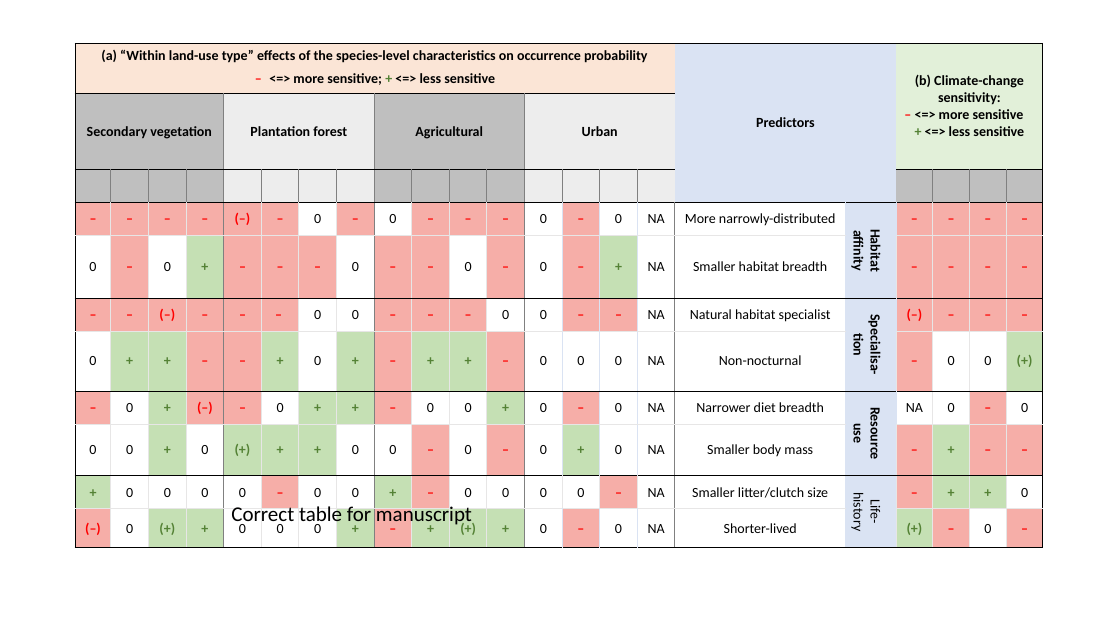
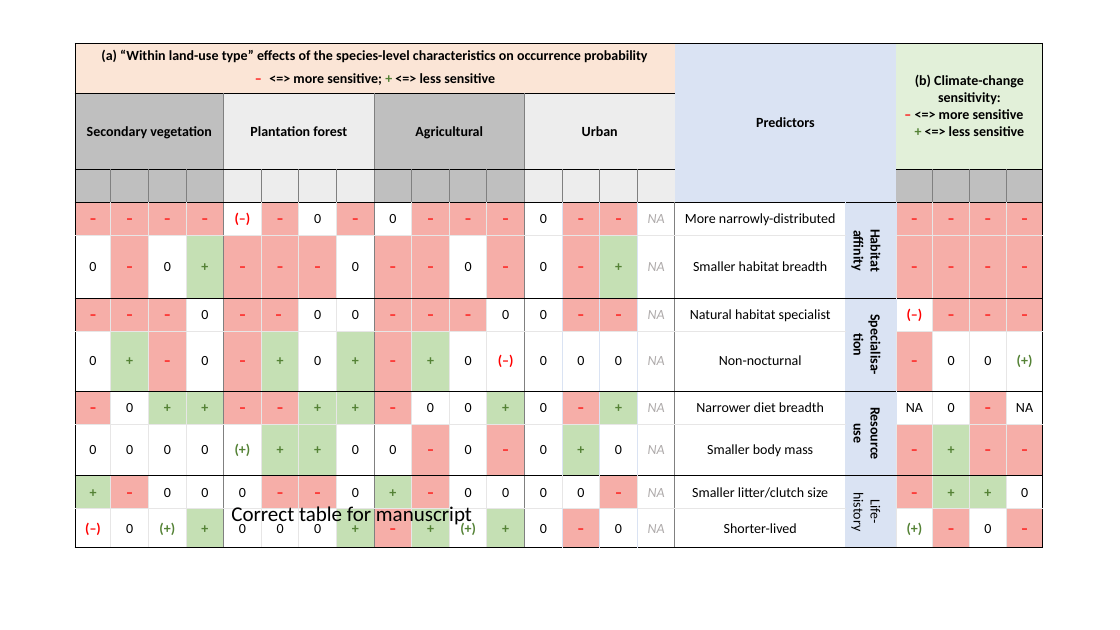
Before and after one commit to AdrienneEtard/Thesis, a slide deck: slide 2 of Thesis_docs/Chapter4/Synthesis_Figure_V2.pptx. Drawn at 1120x630 pixels with LibreOffice and Linux fonts; fonts in the diff are those of the drawing; background and template pictures are left out. Boxes give left, top, right and bottom in pixels: in the first picture for what was removed or moved away, otherwise in the second. Text is boxed around its words. In the diff, an @@ line names an element or a change of style, - is before the commit and + after.

```diff
--- a/Thesis_docs/Chapter4/Synthesis_Figure_V2.pptx
+++ b/Thesis_docs/Chapter4/Synthesis_Figure_V2.pptx
@@ table at bbox=[75, 44, 1047, 537] @@
-row 4, column 15: 0
+row 4, column 15: –
-row 6, column 3: (–)
+row 6, column 3: –
-row 6, column 4: –
+row 6, column 4: 0
-row 7: 0 | + | + | – | – | + | 0 | + | – | + | + | – | 0 | 0 | 0 | NA | Non-nocturnal |  | – | 0 | 0 | (+)
+row 7: 0 | + | – | 0 | – | + | 0 | + | – | + | 0 | (–) | 0 | 0 | 0 | NA | Non-nocturnal |  | – | 0 | 0 | (+)
-row 8: – | 0 | + | (–) | – | 0 | + | + | – | 0 | 0 | + | 0 | – | 0 | NA | Narrower diet breadth | Resource use | NA | 0 | – | 0
+row 8: – | 0 | + | + | – | – | + | + | – | 0 | 0 | + | 0 | – | + | NA | Narrower diet breadth | Resource use | NA | 0 | – | NA
-row 9, column 3: +
+row 9, column 3: 0
-row 10, column 2: 0
+row 10, column 2: –
-row 10, column 7: 0
+row 10, column 7: –
@@ fill #F6AEA8 to none in 5 cells @@
@@ fill none to #F6AEA8 in 4 cells @@
@@ fill #F6AEA8 to #FFFFFF in row 6, column 4 @@
@@ fill #C5E0B4 to #F6AEA8 in row 7, column 3 @@
@@ fill #C5E0B4 to none in 7 cells @@
@@ fill #F6AEA8 to #C5E0B4 in row 8, column 4 @@
@@ fill none to #C5E0B4 in row 8, column 15 @@
@@ text colour #000000 to #AFABAB, italic on in "NA", "NA", "NA", "NA" and 4 more places @@
```
Also in this commit, not shown: 1 other slide changed, 8 other files.
